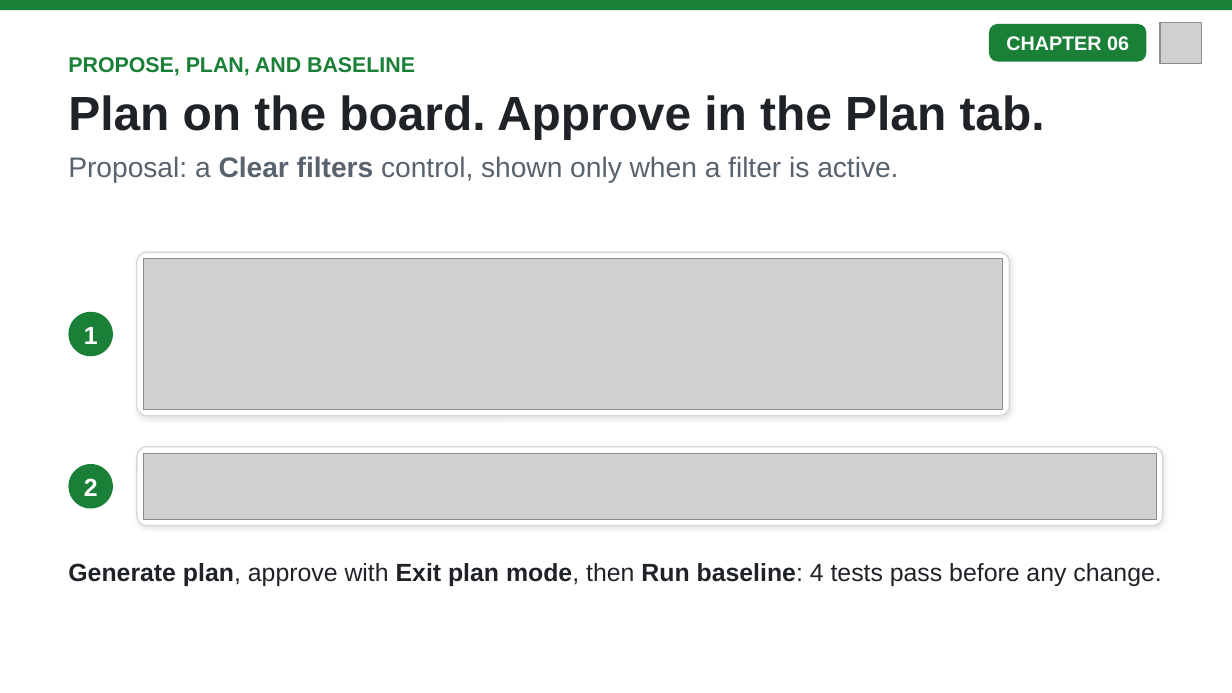
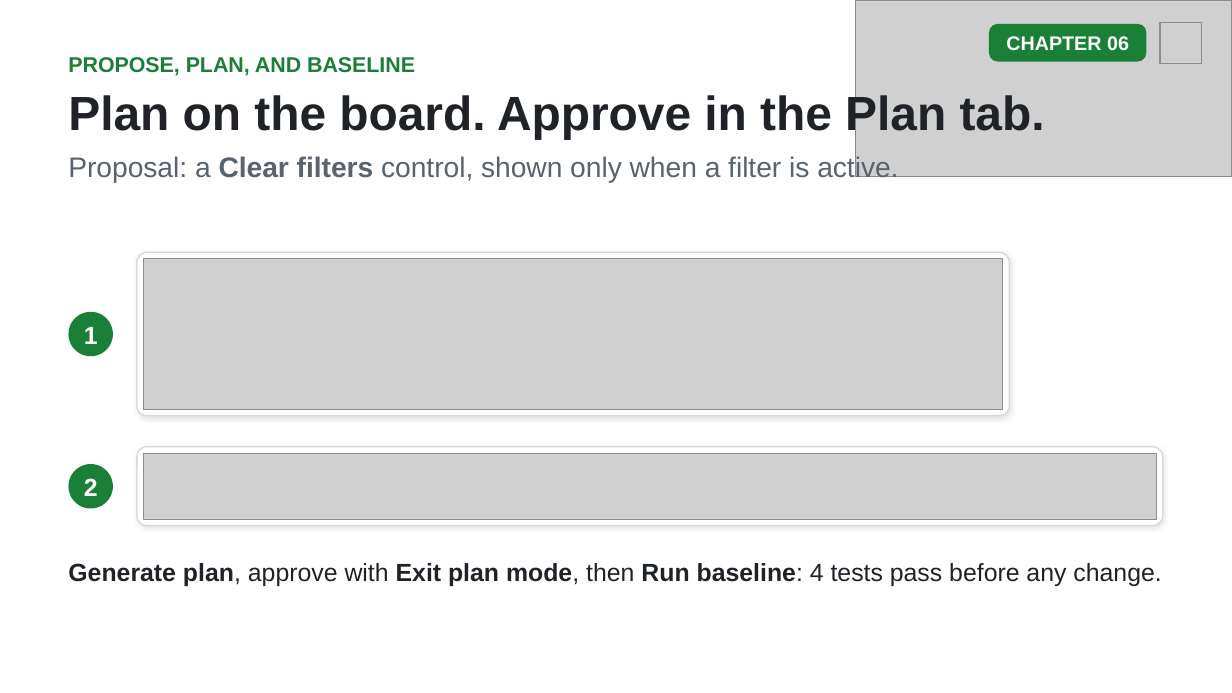
Before and after one commit to github/copilot-app-for-beginners, a slide deck: slide 11 of slides/06-canvases.pptx. Drawn at 1232x693 pixels with LibreOffice and Linux fonts; fonts in the diff are those of the drawing; grey boxes stand for pictures. Boxes give left, top, right and bottom in pixels: in the first picture for what was removed or moved away, otherwise in the second. Text is boxed around its words. In the diff, an @@ line names an element or a change of style, - is before the commit and + after.

```diff
--- a/slides/06-canvases.pptx
+++ b/slides/06-canvases.pptx
@@ rectangle removed at bbox=[0, 0, 1232, 10] @@
@@ picture added at bbox=[855, 0, 1232, 176] @@
```
Also in this commit, not shown: 14 other slides changed, 7 other files.
